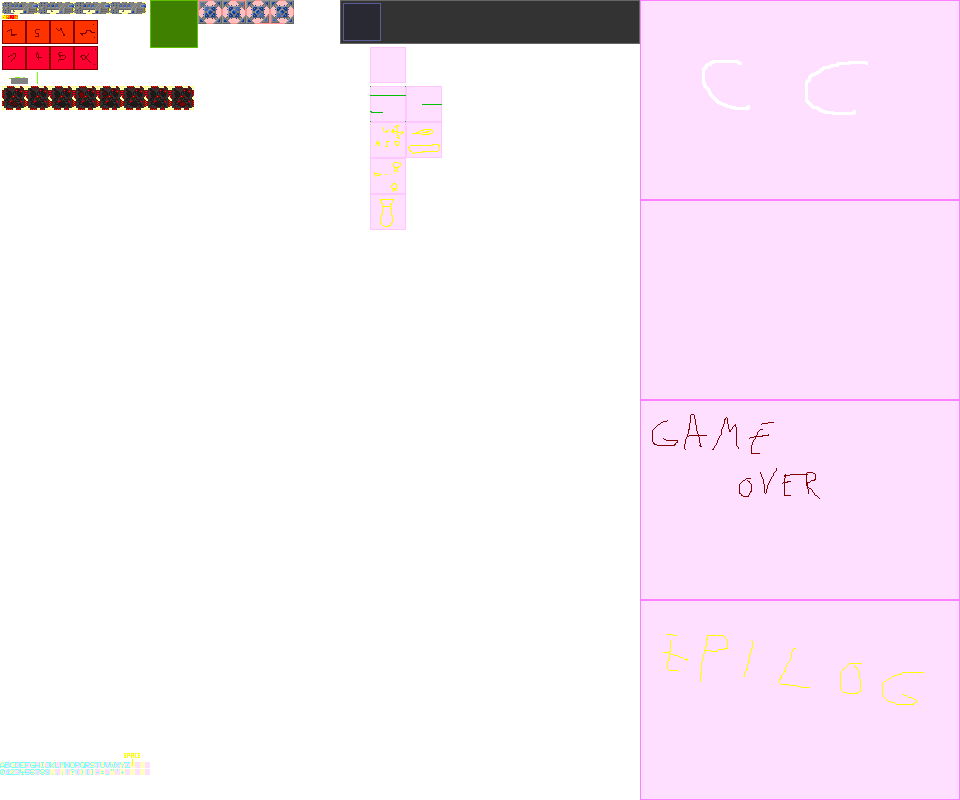
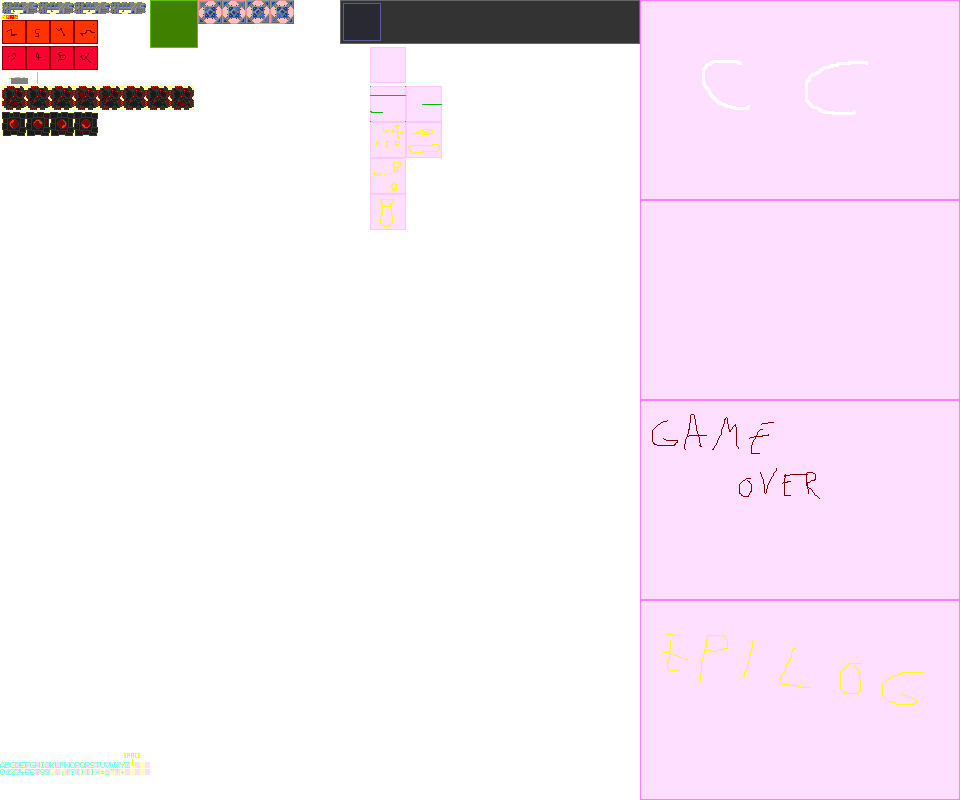
Two versions of the same layered image (960×800). Layer-by-layer changes:
painted on "sprites" over [2, 112, 98, 136]
painted on "helpers" over [2, 112, 98, 136]
